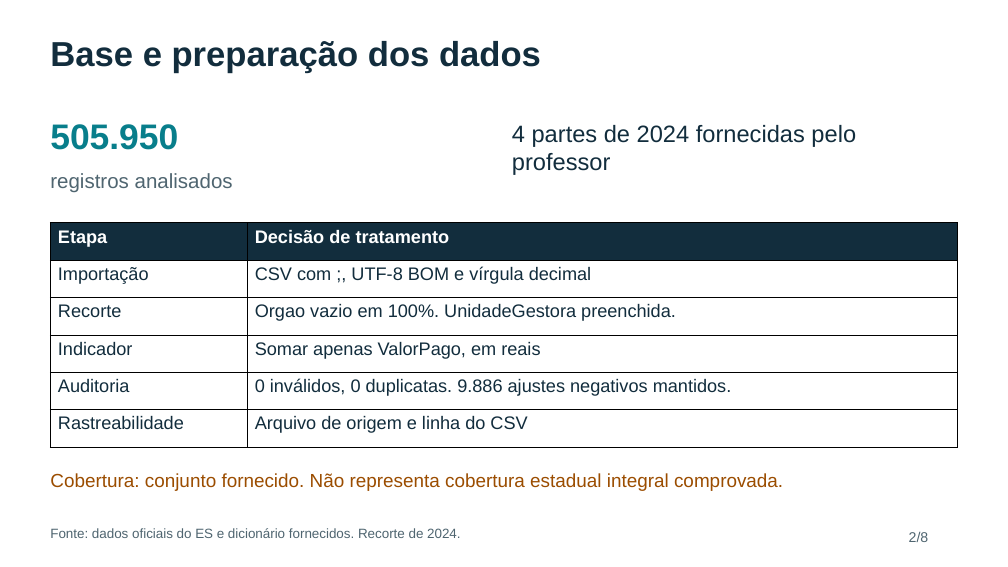
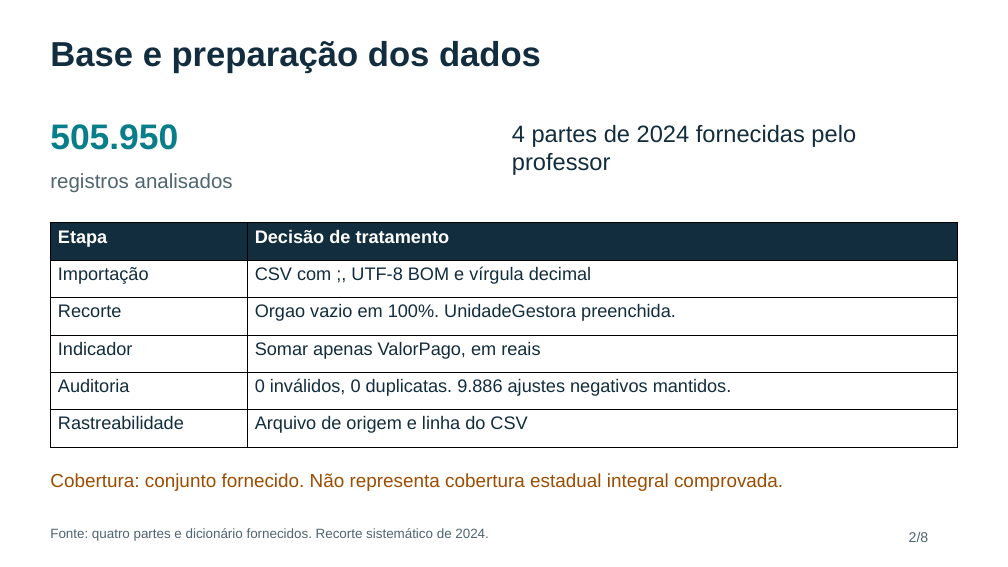
Before and after one commit to Stratfy/cp5-data, a slide deck: slide 2 of docs/apresentacao_pagamentos_es_2024.pptx. Drawn at 1008x567 pixels with LibreOffice and Linux fonts; fonts in the diff are those of the drawing. Boxes give left, top, right and bottom in pixels: in the first picture for what was removed or moved away, otherwise in the second. Text is boxed around its words. In the diff, an @@ line names an element or a change of style, - is before the commit and + after.

Commit message:
Completa identificação do grupo e valida dados incompletos

```diff
--- a/docs/apresentacao_pagamentos_es_2024.pptx
+++ b/docs/apresentacao_pagamentos_es_2024.pptx
@@ text at (50,528,488,541): text changed @@
-Fonte: dados oficiais do ES e dicionário fornecidos. Recorte de 2024.
+Fonte: quatro partes e dicionário fornecidos. Recorte sistemático de 2024.
```
Also in this commit, not shown: 3 other slides changed, 13 other files.
